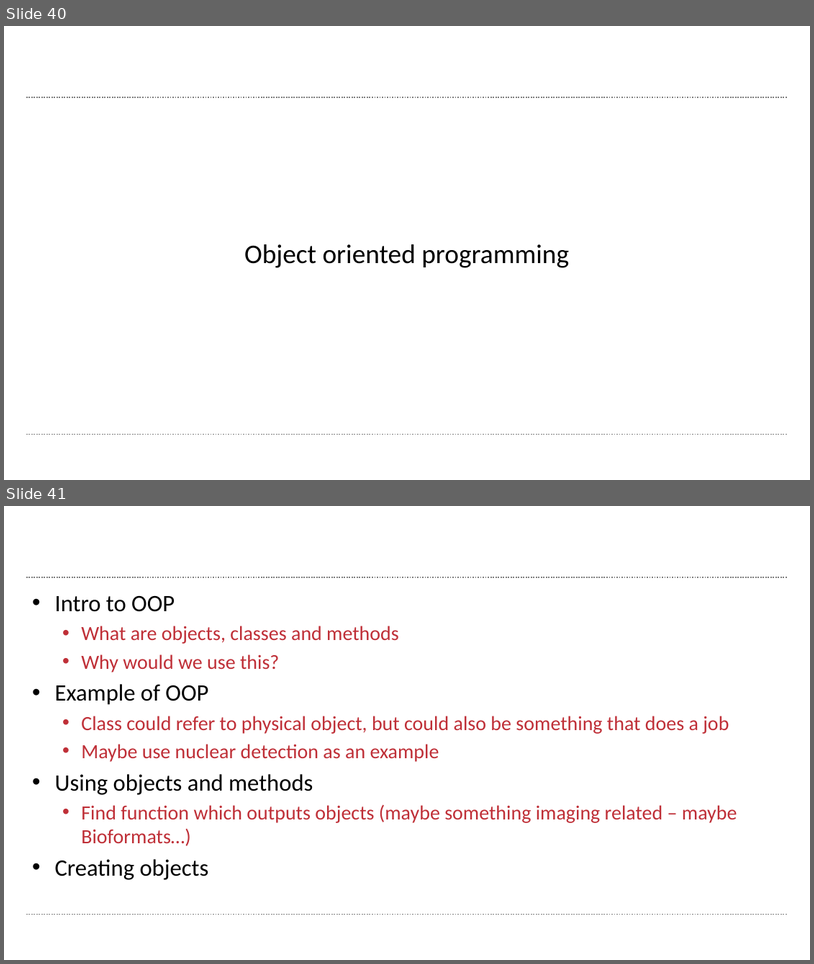
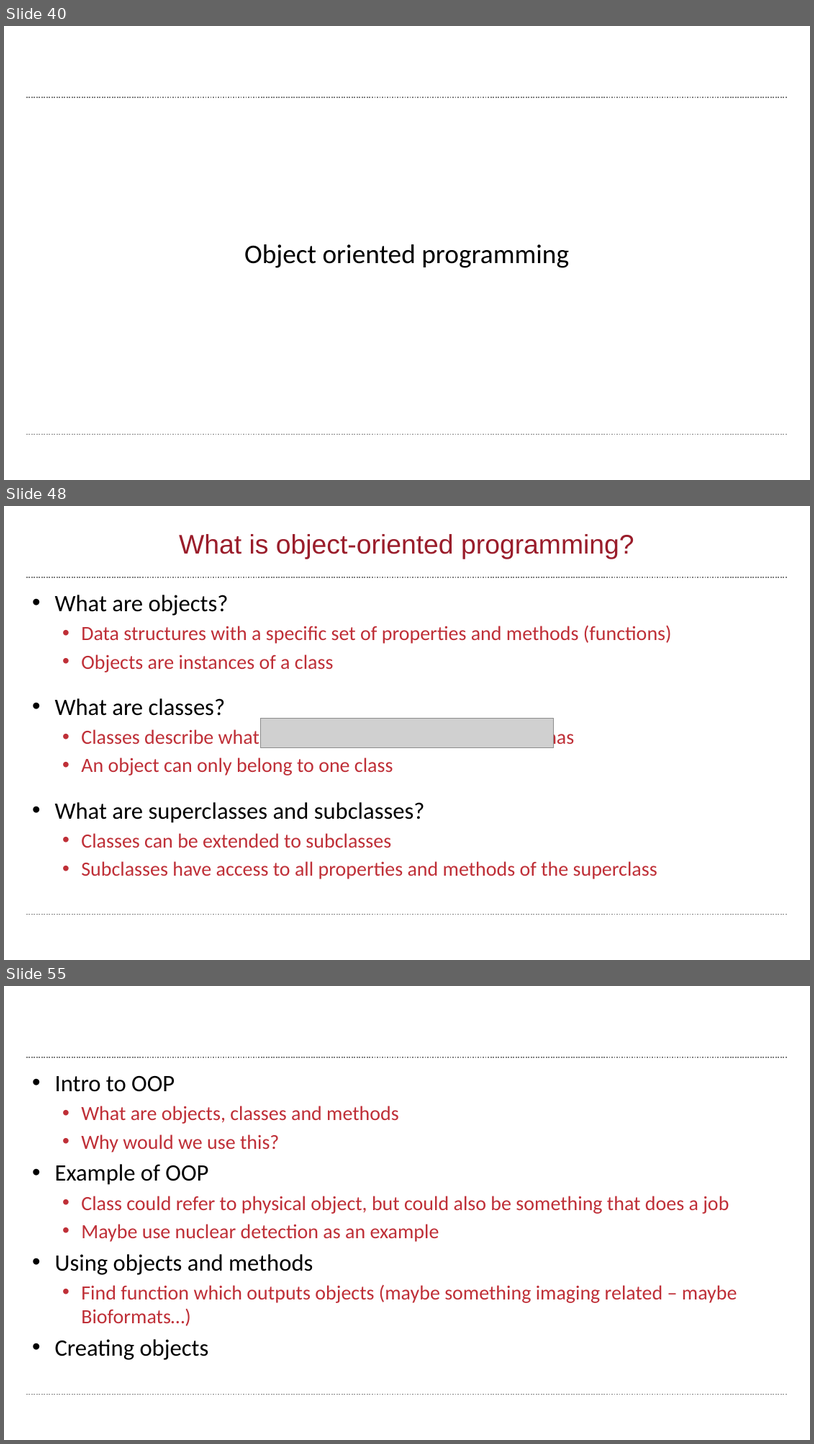
Before and after one commit to wbif-bristol/MATLAB-course, a slide deck: Session 3 - Advanced data structures/MATLAB Session 3.pptx. Shown one above the other, each under a label of ours: slides 40 and 41 before the commit, slides 40, 48 and 55 after it; the slides between them are not shown. The pictures are 814x964 and 814x1444 pixels, drawn with LibreOffice and Linux fonts; fonts in the diff are those of the drawing; grey boxes stand for pictures; background and template pictures are left out. Boxes give left, top, right and bottom in pixels: in the first picture for what was removed or moved away, otherwise in the second. Text is boxed around its words. In the diff, an @@ line names an element or a change of style, - is before the commit and + after.

Commit message:
Added bits for object oriented programming

```diff
--- a/Session 3 - Advanced data structures/MATLAB Session 3.pptx
+++ b/Session 3 - Advanced data structures/MATLAB Session 3.pptx
@@ slide 48 added at [4,506,810,960], background #FFFFFF; not listed: 2 template elements that a slide beside it also shows @@
@@ title added at [179,534,635,559], 32 pt, text #9A1D2B @@
+What is object-oriented programming?
@@ text added at [55,595,672,879], 24 pt, text #BF2F37 @@
+• What are objects?
+  • Data structures with a specific set of properties and methods (functions)
+  • Objects are instances of a class
+• What are classes?
+  • Classes describe what properties and methods an object has
+  • An object can only belong to one class
+• What are superclasses and subclasses?
+  • Classes can be extended to subclasses
+  • Subclasses have access to all properties and methods of the superclass
@@ picture added at [260,718,554,748] @@
@@ what was slide 41 is now slide 55 @@
```
Also in this commit, not shown: 2 slides changed, 13 other slides added, 2 other files.
